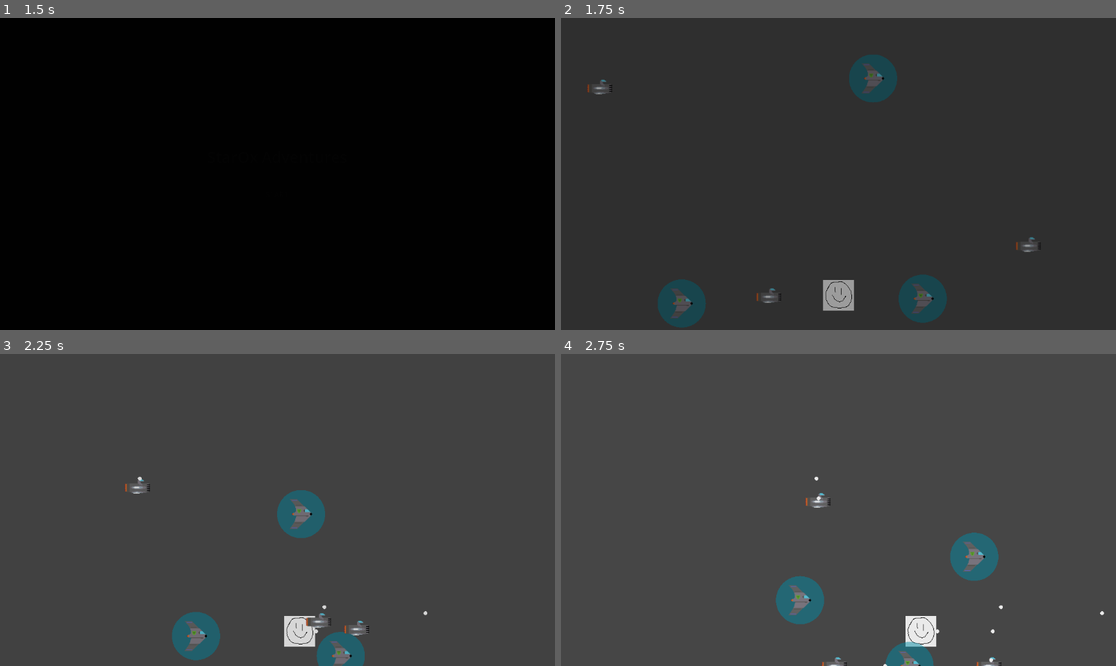
Above: before the commit, frames 1-4 (two rows, left to right).
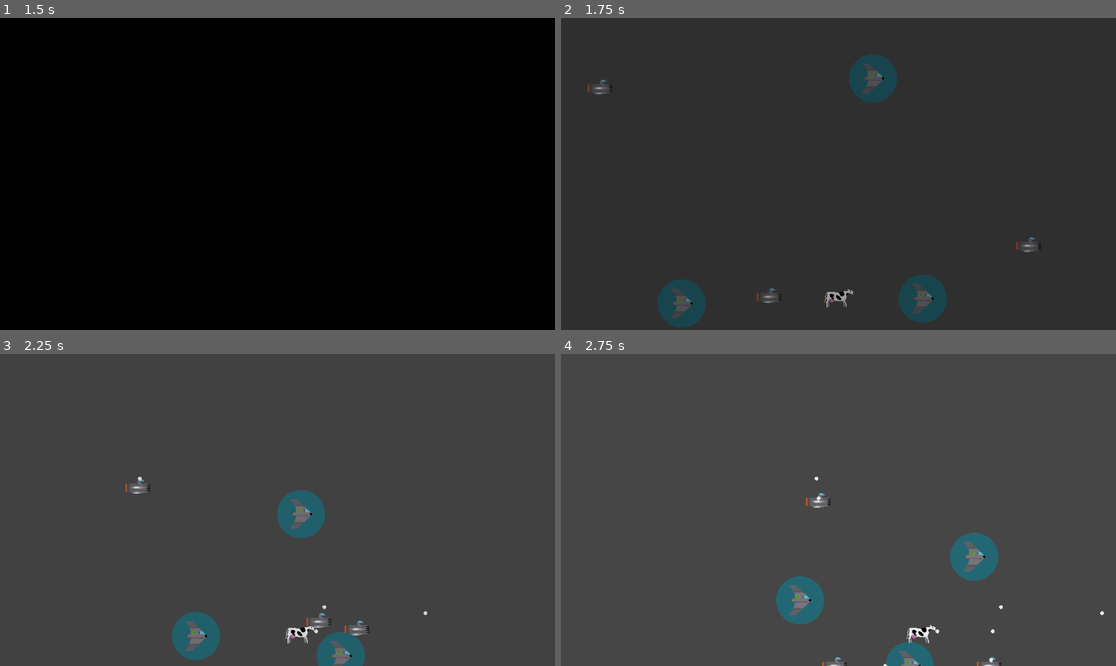
Above: after the commit, the same moments.

Repository: tfmertz/gamedevtv-jam-2026
Game: Godot game, scene res://scene/main.tscn
Two runs of this game, one before a commit and one after it. Both use one fixed random seed, a clock stepped at 60 frames per second and the inputs below.
Inputs:
- Up to frame 1 (1.5 s): click "START" at 0.5 s; click "START" at 1.25 s
- Up to frame 2 (1.75 s): no input
- Up to frame 3 (2.25 s): tap Enter at 2 s; hold D (move_right) from 2.03 s (still down); tap F (cycle_formation) at 2.1 s
- Up to frame 4 (2.75 s): keep holding D (move_right)

Frame 1 is identical in both runs. In frame 2, 0.5% of the frame differs, in the area x 47-53%, y 83-94%; in frame 3, 0.4%; in frame 4, 0.5%, in the area x 62-68%, y 83-94%.

Commit message:
cow mother

Diff:
--- a/scene/ship_node.tscn
+++ b/scene/ship_node.tscn
@@ -7,9 +7,9 @@
 [ext_resource type="Texture2D" uid="uid://jaha1e8rks3f" path="res://assets/art/duck ship_0002.png" id="3_ly44p"]
 [ext_resource type="Texture2D" uid="uid://bcpbj0yatob4j" path="res://assets/art/mothership-dmg1.png" id="4_73jyy"]
 [ext_resource type="Texture2D" uid="uid://br4p7qif0k3fd" path="res://assets/art/shield ship_0001.png" id="4_cpmmr"]
-[ext_resource type="Texture2D" uid="uid://bn2s3ftvcnr" path="res://assets/art/mothership.png" id="4_yaupb"]
 [ext_resource type="Texture2D" uid="uid://beywnpmfjiolf" path="res://assets/art/mothership-dmg2.png" id="5_muy1h"]
 [ext_resource type="Texture2D" uid="uid://6pekkv2o8ymh" path="res://assets/art/shield ship_0002.png" id="5_qpxp6"]
+[ext_resource type="Texture2D" uid="uid://b1cexk1o4eydm" path="res://assets/art/cow.png" id="8_qshjt"]
 
 [sub_resource type="SpriteFrames" id="SpriteFrames_65l50"]
 animations = [{
@@ -58,7 +58,7 @@
 }, {
 "frames": [{
 "duration": 1.0,
-"texture": ExtResource("4_yaupb")
+"texture": ExtResource("8_qshjt")
 }],
 "loop": true,
 "name": &"mothership-3hp",
@@ -93,7 +93,7 @@
 
 [node name="sprite" type="AnimatedSprite2D" parent="." unique_id=1209264211]
 sprite_frames = SubResource("SpriteFrames_65l50")
-animation = &"shield"
+animation = &"mothership-3hp"
 
 [node name="hitbox_gun" type="CollisionShape2D" parent="." unique_id=753737017]
 position = Vector2(-3, -2)
Binary file added: assets/art/cow.png
